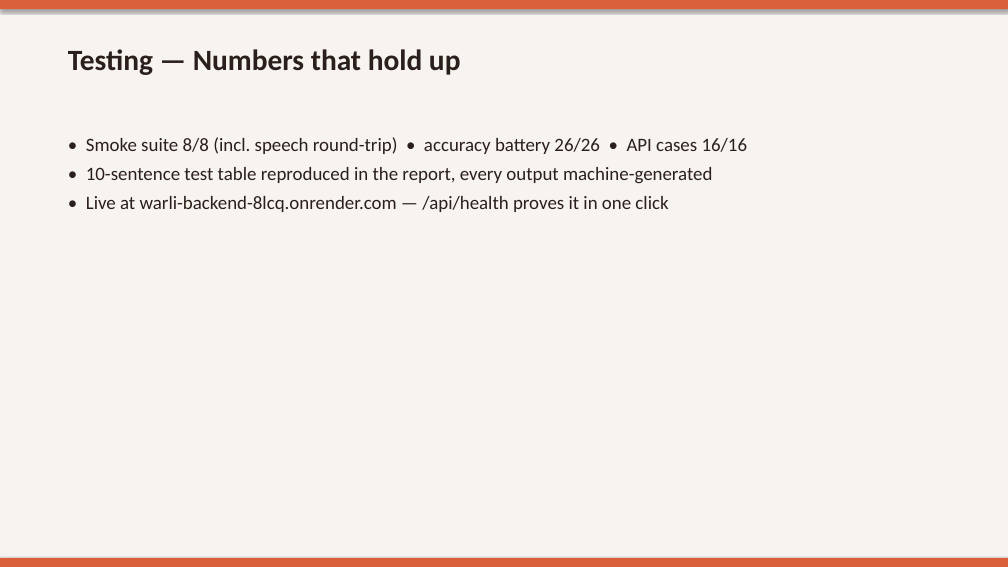
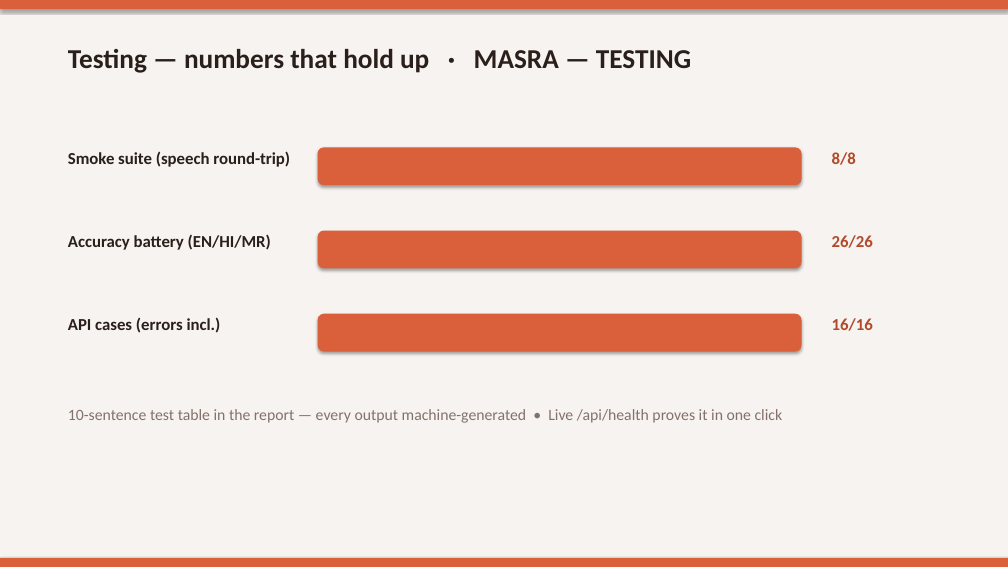
Before and after one commit to sumaiyaaa08/WARLI_TRANSLATOR, a slide deck: slide 12 of report/Warli_Vaani_Presentation.pptx (slide 15 before the commit). Drawn at 1008x567 pixels with LibreOffice and Linux fonts; fonts in the diff are those of the drawing. Boxes give left, top, right and bottom in pixels: in the first picture for what was removed or moved away, otherwise in the second. Text is boxed around its words. In the diff, an @@ line names an element or a change of style, - is before the commit and + after.

```diff
--- a/report/Warli_Vaani_Presentation.pptx
+++ b/report/Warli_Vaani_Presentation.pptx
@@ text at <box>68,49,691,73</box>: text changed; size 28 to 26 pt @@
-Testing — Numbers that hold up
+Testing — numbers that hold up · MASRA — TESTING
@@ rounded rectangle added at <box>318,147,802,185</box>, fill #D9603B @@
@@ text added at <box>68,151,290,167</box>, 16 pt, text #2A1F1A, bold @@
+Smoke suite (speech round-trip)
@@ text added at <box>832,152,856,165</box>, 16 pt, text #B04A2A, bold @@
+8/8
@@ text added at <box>68,234,271,250</box>, 16 pt, text #2A1F1A, bold @@
+Accuracy battery (EN/HI/MR)
@@ rounded rectangle added at <box>318,231,802,268</box>, fill #D9603B @@
@@ text added at <box>832,235,873,248</box>, 16 pt, text #B04A2A, bold @@
+26/26
@@ text added at <box>68,318,221,333</box>, 16 pt, text #2A1F1A, bold @@
+API cases (errors incl.)
@@ rounded rectangle added at <box>318,314,802,352</box>, fill #D9603B @@
@@ text added at <box>832,318,873,331</box>, 16 pt, text #B04A2A, bold @@
+16/16
@@ text at <box>68,409,783,423</box>: text changed; size 18 to 15 pt; text colour #2A1F1A to #85716A @@
-• Smoke suite 8/8 (incl. speech round-trip) • accuracy battery 26/26 • API cases 16/16
-• 10-sentence test table reproduced in the report, every output machine-generated
-• Live at warli-backend-8lcq.onrender.com — /api/health proves it in one click
+10-sentence test table in the report — every output machine-generated • Live /api/health proves it in one click
```
Also in this commit, not shown: 13 other slides changed, 2 slides added, 2 slides removed.
